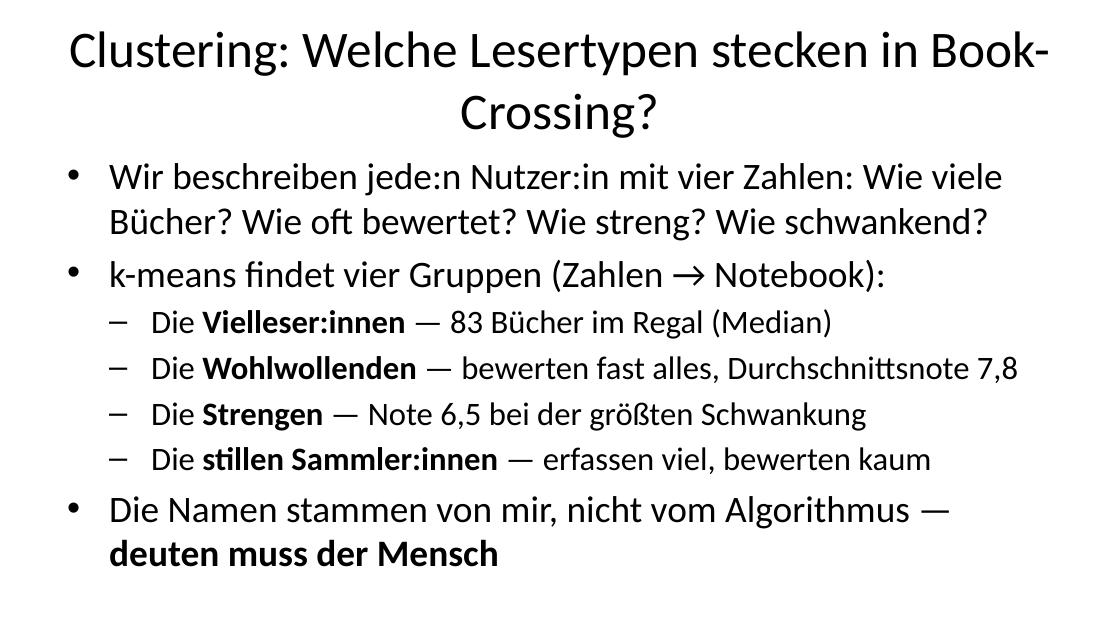
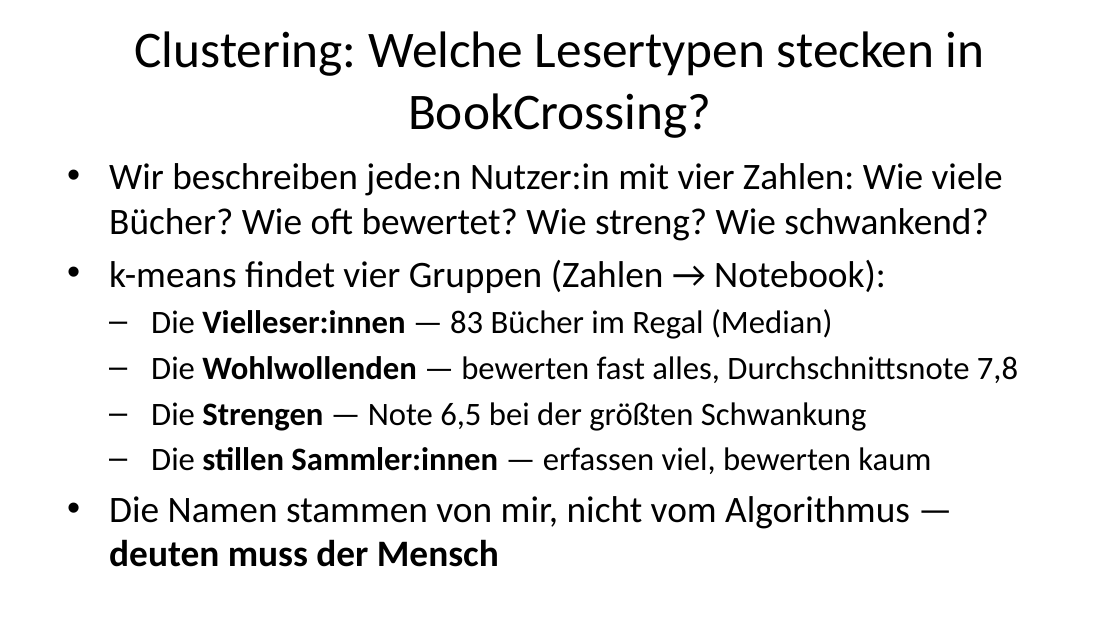
Before and after one commit to daswesen/2026-hu-berlin-data-mining, a slide deck: slide 49 of Konsultation_IBI_Deck.pptx. Drawn at 1120x630 pixels with LibreOffice and Linux fonts; fonts in the diff are those of the drawing. Boxes give left, top, right and bottom in pixels: in the first picture for what was removed or moved away, otherwise in the second. Text is boxed around its words. In the diff, an @@ line names an element or a change of style, - is before the commit and + after.

```diff
--- a/Konsultation_IBI_Deck.pptx
+++ b/Konsultation_IBI_Deck.pptx
@@ title at <box>134,31,985,138</box>: text changed @@
-Clustering: Welche Lesertypen stecken in Book-Crossing?
+Clustering: Welche Lesertypen stecken in BookCrossing?
```
Also in this commit, not shown: 15 other slides changed, 5 slides added, 5 slides removed, 52 other files.
